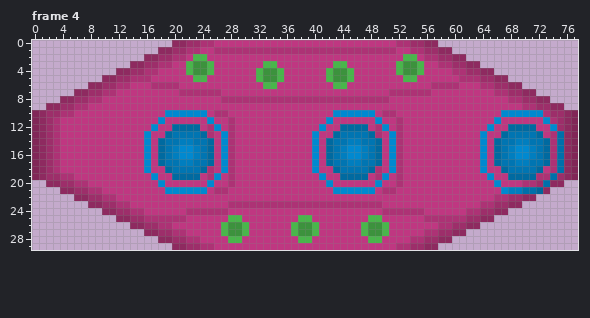
Two states of a pixel-art file, source/images/originals/spaceship.aseprite. Above is the file before it was changed.
78x30 pixels, 5 frames. Colours within 5 levels of each other are drawn and written as one. Shown: frame 4. The commit also changed other frames, which this record leaves out.
After:
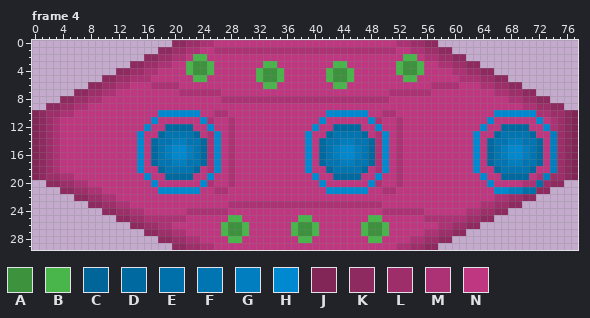
Palette (. is transparent): A #3c923d  B #49b64b  C #00669a  D #006aa0  E #0070aa  F #0075b2  G #007ebf  H #0089d0  J #812657  K #8e2a60  L #9d2e6a  M #ad3275  N #bf3781
Commit: Added a missing frame
Diff:
--- frame 4, layer "Windows"
@@ x 0..77 @@
  9 ..KKLLMMNNNNNNNNNNNNNNNNNNNNNNNNNNNNNNNNNNNNNNNNNNNNNNNNNNNNNNNNNNNNNNMMLLKK..
-10 JKLLMMNNNNNNNNNNNNNHHHHHHNMMNNNNNNNNNNNNNNNHHHHHHNMMNNNNNNNNNNNNNNNHHHHHHMLLKJ
-11 JKLMNNNNNNNNNNNNNNHNNNNNNHNNMNNNNNNNNNNNNNHNNNNNNHNNMNNNNNNNNNNNNNHNNNNNNHMLKJ
-12 JKLMNNNNNNNNNNNNNHNNDDDDNMHNMNNNNNNNNNNNNHNNDDDDNMHNMNNNNNNNNNNNNHNNDDDDNNHLKJ
-13 JKLMNNNNNNNNNNNNHNNDFFFFDMNHMNNNNNNNNNNNHNNDFFFFDMNHMNNNNNNNNNNNHNNDFFFFDNMEKJ
-14 JKLMNNNNNNNNNNNNHNDFFGGFFDNHMNNNNNNNNNNNHNDFFGGFFDNHMNNNNNNNNNNNHNDFFGGFFDMEKJ
-15 JKLMNNNNNNNNNNNNHNDFGHHGFDNHMNNNNNNNNNNNHNDFGHHGFDNHMNNNNNNNNNNNHNDFGHHGFDMEKJ
-16 JKLMNNNNNNNNNNNNHNDFGHHGFDNHMNNNNNNNNNNNHNDFGHHGFDNHMNNNNNNNNNNNHNDFGHHGFDMEKJ
-17 JKLMNNNNNNNNNNNNHNDFFGGFFDNHMNNNNNNNNNNNHNDFFGGFFDNHMNNNNNNNNNNNHNDFFGGFFDMEKJ
-18 JKLMNNNNNNNNNNNNHNNDFFFFDMNHMNNNNNNNNNNNHNNDFFFFDMNHMNNNNNNNNNNNHNNDFFFFDNMEKJ
-19 JKLLMMNNNNNNNNNNNHNNDDDDNMHNMNNNNNNNNNNNNHNNDDDDNMHNMNNNNNNNNNNNNHNNDDDDMMELKJ
-20 ..KKLLMMNNNNNNNNNNHNNNNNNHNNMNNNNNNNNNNNNNHNNNNNNHNNMNNNNNNNNNNNNNHNNNMMLEKK..
-21 ....KKLLMMNNNNNNNNNHHHHHHNMMNNNNNNNNNNNNNNNHHHHHHNMMNNNNNNNNNNNNNNNHGGEECK....
+10 JKLLMMNNNNNNNNNNNNHHHHHHNNMMNNNNNNNNNNNNNNHHHHHHNNMMNNNNNNNNNNNNNNHHHHHHMMLLKJ
+11 JKLMNNNNNNNNNNNNNHNNNNNNHMNNMNNNNNNNNNNNNHNNNNNNHMNNMNNNNNNNNNNNNHNNNNNNHNMLKJ
+12 JKLMNNNNNNNNNNNNHNNDDDDNNHNNMNNNNNNNNNNNHNNDDDDNNHNNMNNNNNNNNNNNHNNDDDDNNHMLKJ
+13 JKLMNNNNNNNNNNNHNNDFFFFDNMHNMNNNNNNNNNNHNNDFFFFDNMHNMNNNNNNNNNNHNNDFFFFDNNGLKJ
+14 JKLMNNNNNNNNNNNHNDFFGGFFDMHNMNNNNNNNNNNHNDFFGGFFDMHNMNNNNNNNNNNHNDFFGGFFDNGLKJ
+15 JKLMNNNNNNNNNNNHNDFGHHGFDMHNMNNNNNNNNNNHNDFGHHGFDMHNMNNNNNNNNNNHNDFGHHGFDNGLKJ
+16 JKLMNNNNNNNNNNNHNDFGHHGFDMHNMNNNNNNNNNNHNDFGHHGFDMHNMNNNNNNNNNNHNDFGHHGFDNGLKJ
+17 JKLMNNNNNNNNNNNHNDFFGGFFDMHNMNNNNNNNNNNHNDFFGGFFDMHNMNNNNNNNNNNHNDFFGGFFDNGLKJ
+18 JKLMNNNNNNNNNNNHNNDFFFFDNMHNMNNNNNNNNNNHNNDFFFFDNMHNMNNNNNNNNNNHNNDFFFFDNNGLKJ
+19 JKLLMMNNNNNNNNNNHNNDDDDNNHNNMNNNNNNNNNNNHNNDDDDNNHNNMNNNNNNNNNNNHNNDDDDNMGLLKJ
+20 ..KKLLMMNNNNNNNNNHNNNNNNHMNNMNNNNNNNNNNNNHNNNNNNHMNNMNNNNNNNNNNNNHNNNNMMELKK..
+21 ....KKLLMMNNNNNNNNHHHHHHNNMMNNNNNNNNNNNNNNHHHHHHNNMMNNNNNNNNNNNNNNHHGGEEKK....
 22 ......KKLLMMNNNNNNNNNNNNNNNNNNNNNNNNNNNNNNNNNNNNNNNNNNNNNNNNNNNNNNMMLLKK......
